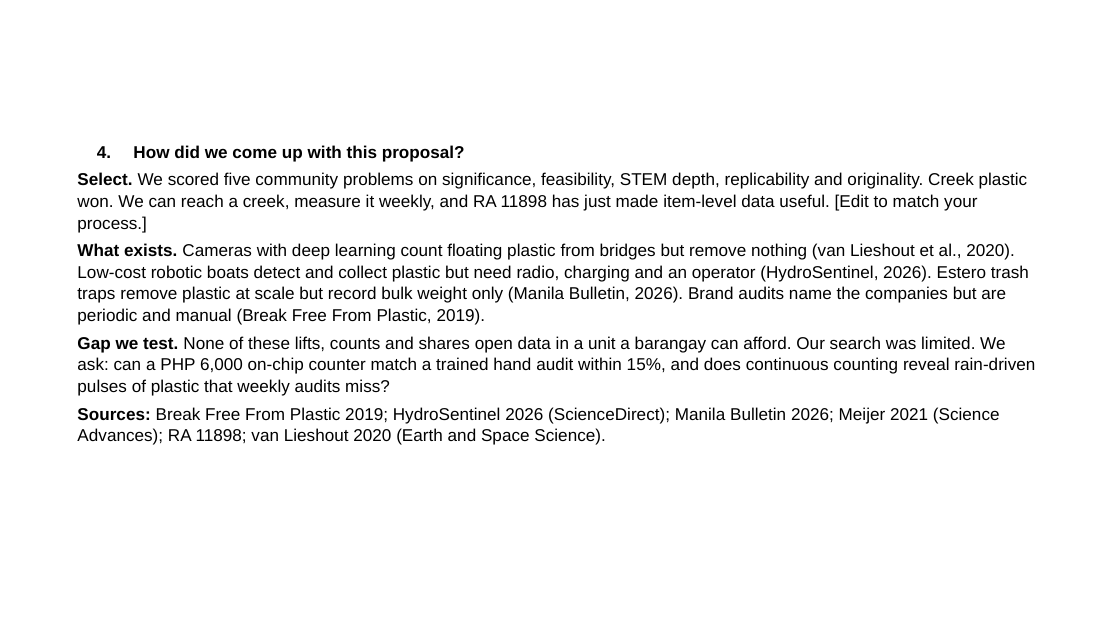
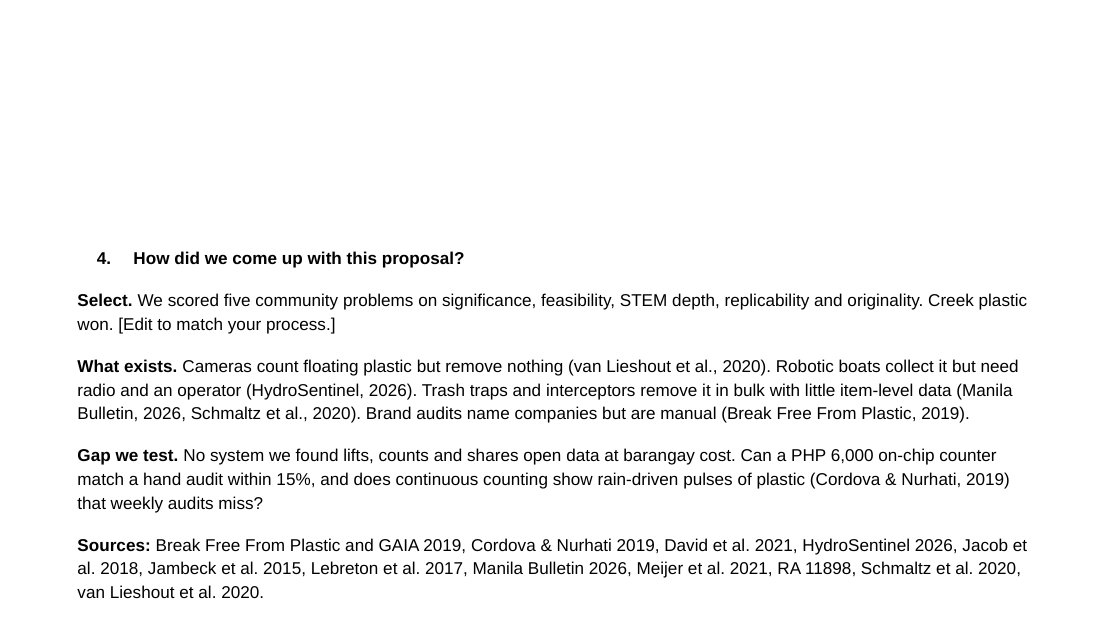
Before and after one commit to tmommu/research, a slide deck: slide 3 of sft_entry/SAGIP_SFT2026_Entry_PPT.pptx. Drawn at 1120x630 pixels with LibreOffice and Linux fonts; fonts in the diff are those of the drawing; background and template pictures are left out. Boxes give left, top, right and bottom in pixels: in the first picture for what was removed or moved away, otherwise in the second. Text is boxed around its words. In the diff, an @@ line names an element or a change of style, - is before the commit and + after.

```diff
--- a/sft_entry/SAGIP_SFT2026_Entry_PPT.pptx
+++ b/sft_entry/SAGIP_SFT2026_Entry_PPT.pptx
@@ text "How did we come up ...": place and size @@
-text "How did we come up ..." at <box>77,145,1035,445</box>
+text "How did we come up ..." at <box>77,251,1028,598</box>
@@ text at <box>133,251,465,268</box>: line spacing 1.05 to 1.15; more space between paragraphs @@
@@ text at <box>77,293,1028,598</box>: text changed @@
-Select. We scored five community problems on significance, feasibility, STEM depth, replicability and originality. Creek plastic won. We can reach a creek, measure it weekly, and RA 11898 has just made item-level data useful. [Edit to match your process.]
-What exists. Cameras with deep learning count floating plastic from bridges but remove nothing (van Lieshout et al., 2020). Low-cost robotic boats detect and collect plastic but need radio, charging and an operator (HydroSentinel, 2026). Estero trash traps remove plastic at scale but record bulk weight only (Manila Bulletin, 2026). Brand audits name the companies but are periodic and manual (Break Free From Plastic, 2019).
-Gap we test. None of these lifts, counts and shares open data in a unit a barangay can afford. Our search was limited. We ask: can a PHP 6,000 on-chip counter match a trained hand audit within 15%, and does continuous counting reveal rain-driven pulses of plastic that weekly audits miss?
-Sources: Break Free From Plastic 2019; HydroSentinel 2026 (ScienceDirect); Manila Bulletin 2026; Meijer 2021 (Science Advances); RA 11898; van Lieshout 2020 (Earth and Space Science).
+Select. We scored five community problems on significance, feasibility, STEM depth, replicability and originality. Creek plastic won. [Edit to match your process.]
+What exists. Cameras count floating plastic but remove nothing (van Lieshout et al., 2020). Robotic boats collect it but need radio and an operator (HydroSentinel, 2026). Trash traps and interceptors remove it in bulk with little item-level data (Manila Bulletin, 2026, Schmaltz et al., 2020). Brand audits name companies but are manual (Break Free From Plastic, 2019).
+Gap we test. No system we found lifts, counts and shares open data at barangay cost. Can a PHP 6,000 on-chip counter match a hand audit within 15%, and does continuous counting show rain-driven pulses of plastic (Cordova & Nurhati, 2019) that weekly audits miss?
+Sources: Break Free From Plastic and GAIA 2019, Cordova & Nurhati 2019, David et al. 2021, HydroSentinel 2026, Jacob et al. 2018, Jambeck et al. 2015, Lebreton et al. 2017, Manila Bulletin 2026, Meijer et al. 2021, RA 11898, Schmaltz et al. 2020, van Lieshout et al. 2020.
```
Also in this commit, not shown: 5 other slides changed, 9 other files.
